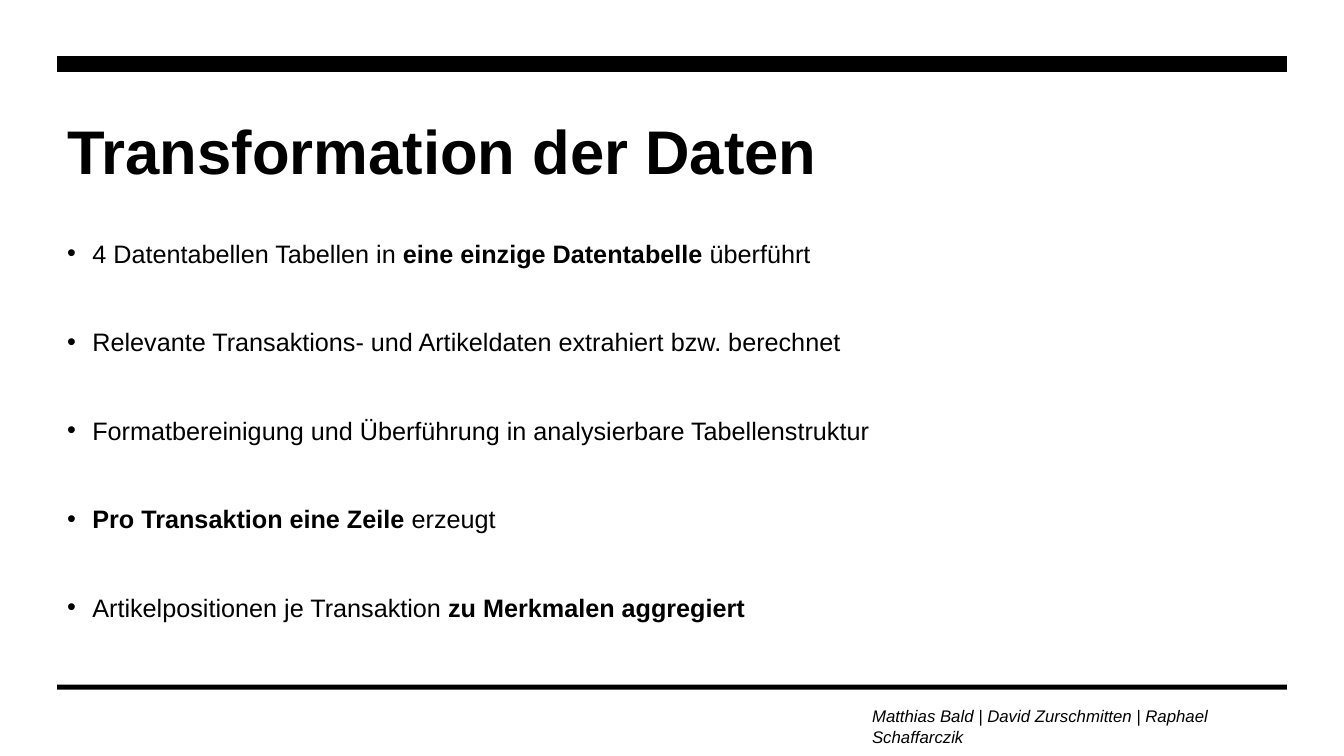
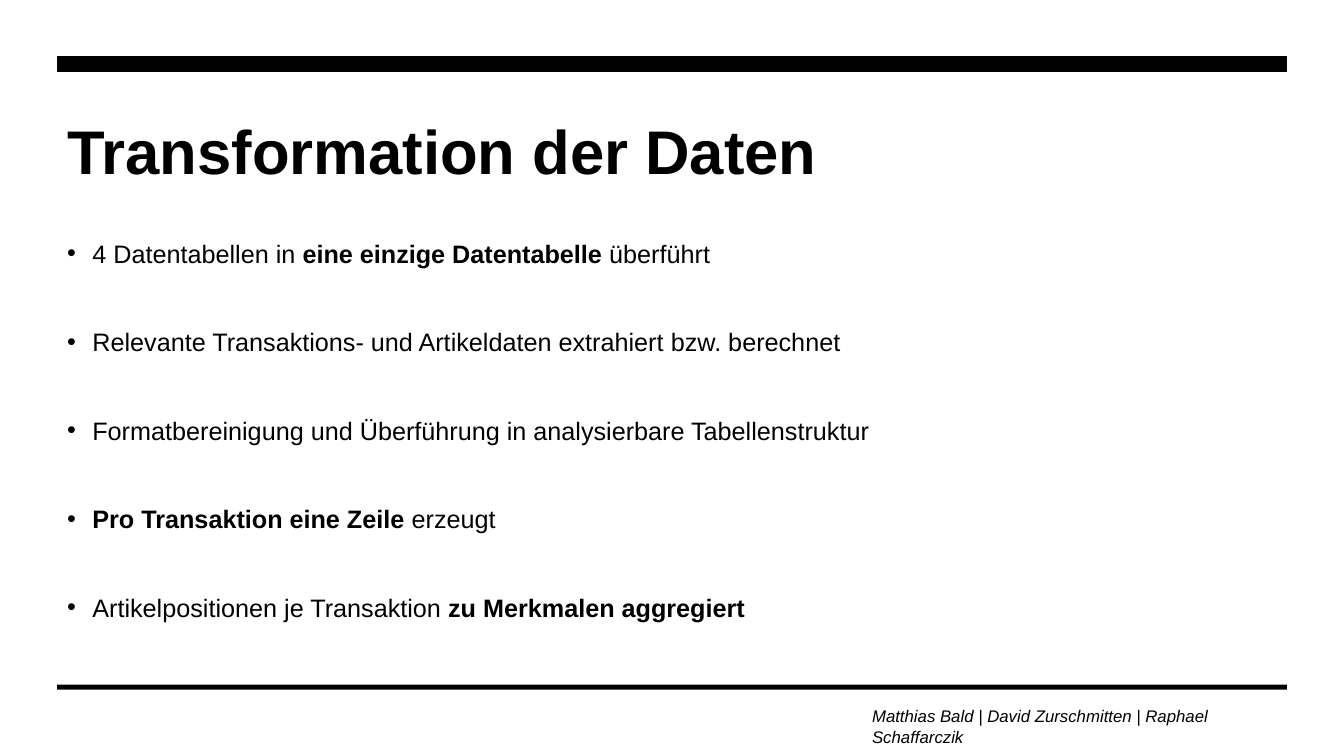
Before and after one commit to zurdavid/projektpraktikum-datascience, a slide deck: slide 20 of präsentationen/Abschlusspräsentation_Entwurf.pptx. Drawn at 1344x756 pixels with LibreOffice and Linux fonts; fonts in the diff are those of the drawing. Boxes give left, top, right and bottom in pixels: in the first picture for what was removed or moved away, otherwise in the second. Text is boxed around its words. In the diff, an @@ line names an element or a change of style, - is before the commit and + after.

```diff
--- a/präsentationen/Abschlusspräsentation_Entwurf.pptx
+++ b/präsentationen/Abschlusspräsentation_Entwurf.pptx
@@ text at [92,244,710,268]: text changed @@
-• 4 Datentabellen Tabellen in eine einzige Datentabelle überführt
+• 4 Datentabellen in eine einzige Datentabelle überführt
```
Also in this commit, not shown: 6 other slides changed, 3 slides added, 3 slides removed, 6 other files.
